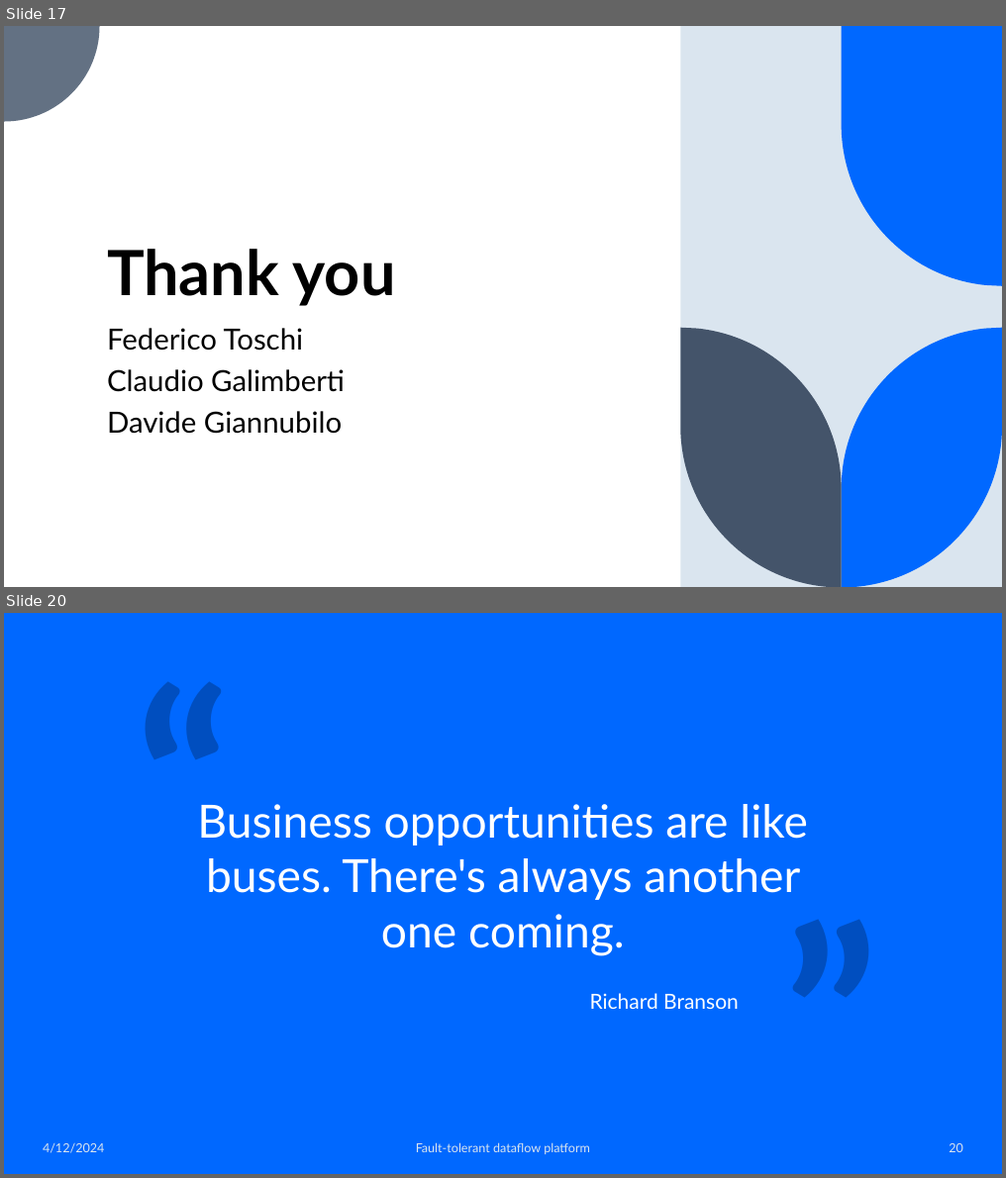
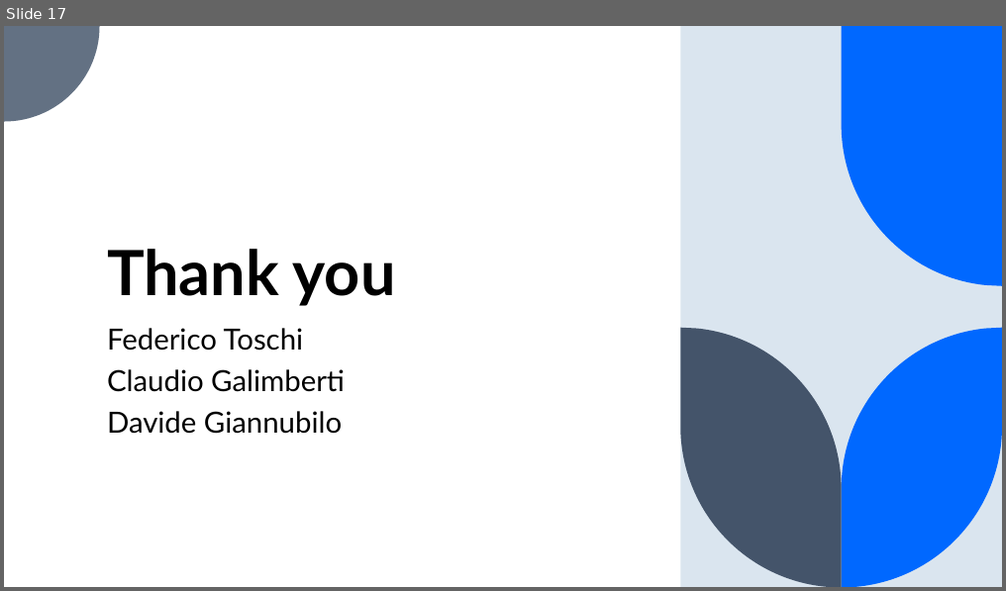
Before and after one commit to ftoschi14/DISTSYS-2023-Toschi-Giannubilo-Galimberti, a slide deck: Presentazione_Progetto_TGG.pptx. Shown one above the other, each under a label of ours: slides 17 and 20 before the commit, slide 17 after it; the slides between them are not shown. The pictures are 1006x1178 and 1006x591 pixels, drawn with LibreOffice and Linux fonts; fonts in the diff are those of the drawing. Boxes give left, top, right and bottom in pixels: in the first picture for what was removed or moved away, otherwise in the second. Text is boxed around its words. In the diff, an @@ line names an element or a change of style, - is before the commit and + after.

```diff
--- a/Presentazione_Progetto_TGG.pptx
+++ b/Presentazione_Progetto_TGG.pptx
@@ slide 20 removed at [4, 613, 1002, 1174], background #0068FF @@
@@ text removed at [127, 658, 239, 747] @@
-“
@@ title removed at [197, 804, 808, 957] @@
-Business opportunities are like buses. There's always another one coming.
@@ text removed at [775, 894, 887, 983] @@
-”
@@ text removed at [590, 993, 739, 1009] @@
-Richard Branson
@@ text removed at [43, 1144, 104, 1154] @@
-4/12/2024
@@ text removed at [416, 1143, 590, 1155] @@
-Fault-tolerant dataflow platform
@@ page number removed at [948, 1144, 963, 1153] @@
-20
```
Also in this commit, not shown: 15 slides changed, 5 other slides removed.
